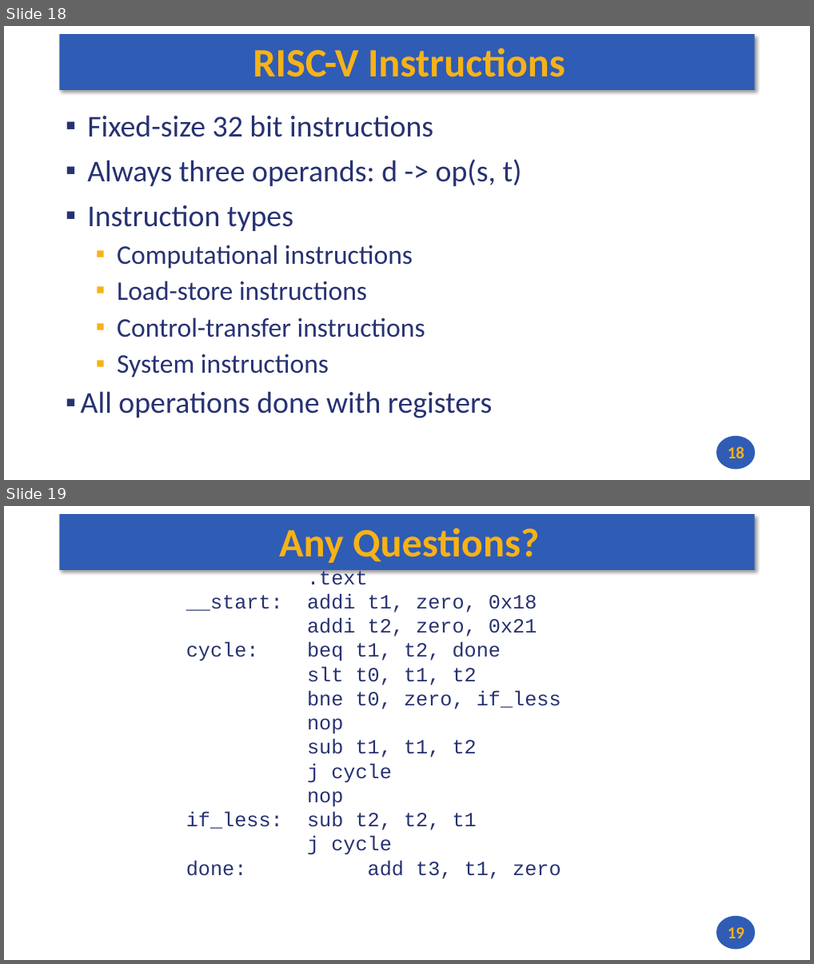
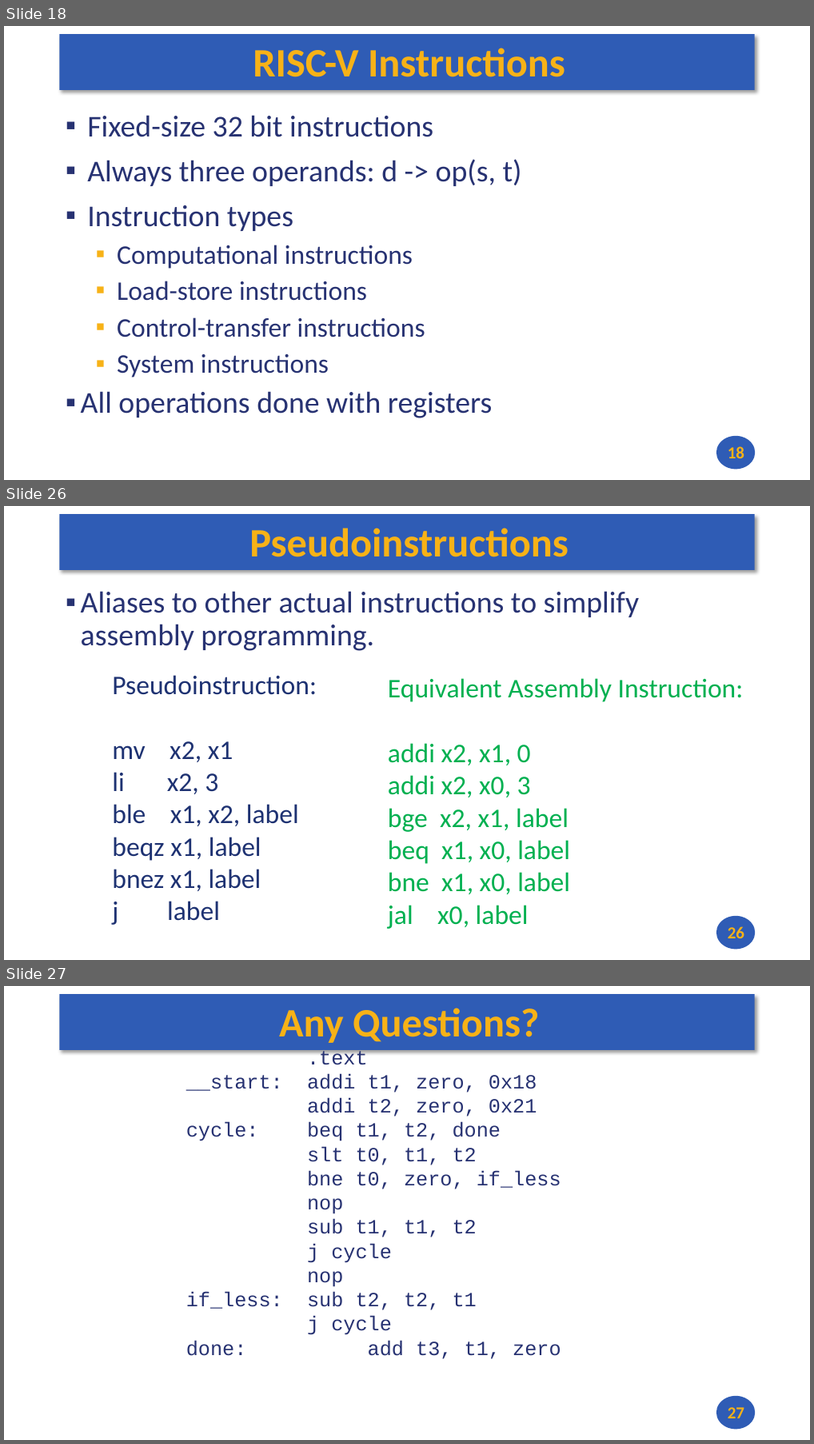
Before and after one commit to andrewt0301/hse-acos-course, a slide deck: docs/part1ca/03_CPU/CA_Lecture_03.pptx. Shown one above the other, each under a label of ours: slides 18 and 19 before the commit, slides 18, 26 and 27 after it; the slides between them are not shown. The pictures are 814x964 and 814x1444 pixels, drawn with LibreOffice and Linux fonts; fonts in the diff are those of the drawing. Boxes give left, top, right and bottom in pixels: in the first picture for what was removed or moved away, otherwise in the second. Text is boxed around its words. In the diff, an @@ line names an element or a change of style, - is before the commit and + after.

```diff
--- a/docs/part1ca/03_CPU/CA_Lecture_03.pptx
+++ b/docs/part1ca/03_CPU/CA_Lecture_03.pptx
@@ slide 26 added at (x1=4, y1=506, x2=810, y2=960), background #FFFFFF; not listed: 2 template elements that a slide beside it also shows @@
@@ title added at (x1=250, y1=528, x2=569, y2=557), 48 pt, text #F7B217, bold @@
+Pseudoinstructions
@@ text added at (x1=81, y1=591, x2=639, y2=651), 36 pt, text #273272 @@
+▪ Aliases to other actual instructions to simplify assembly programming.
@@ text added at (x1=112, y1=675, x2=317, y2=924), 32 pt, text #1E3272 @@
+Pseudoinstruction:
+mv x2, x1
+li x2, 3
+ble x1, x2, label
+beqz x1, label
+bnez x1, label
+j label
@@ text added at (x1=388, y1=678, x2=744, y2=928), 32 pt, text #00B050 @@
+Equivalent Assembly Instruction:
+addi x2, x1, 0
+addi x2, x0, 3
+bge x2, x1, label
+beq x1, x0, label
+bne x1, x0, label
+jal x0, label
@@ page number added at (x1=728, y1=926, x2=745, y2=938), 20 pt, text #F7B217, bold @@
+26
@@ what was slide 19 is now slide 27 @@
@@ page number at (x1=728, y1=1407, x2=745, y2=1418): text changed @@
-19
+27
```
Also in this commit, not shown: 7 other slides added, 1 other file.
